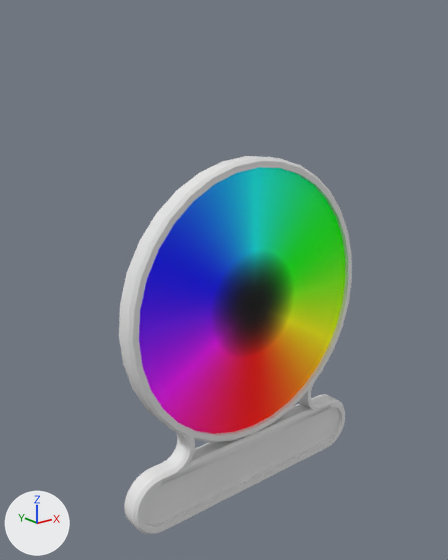
Two versions of the Blender file assets/blends/shop-sign.blend, one commit apart.
Both versions are drawn from a 50 mm lens placed at (-2.17, -2.44, 1.16), pointed at (-0.11, 0.13, 0.13). Lighting does not change. The marker at lower left points along +X, +Y and +Z. The first picture is the older version.

Objects in the first picture: 'ColorPickerHair', 'ColorPickerHair.Wheel', 'ColorPickerHairText'.
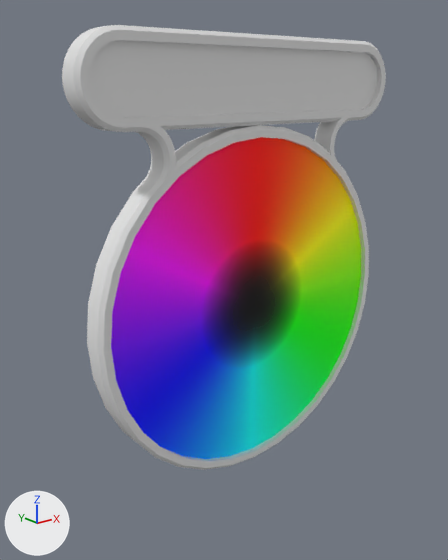
Pixel boxes [x1, y1, x2, y2] of what changed, in the pictures (448 x 560 px):
'ColorPickerHair', turned, rescaled
    before: [119, 156, 352, 535]
    after: [62, 25, 386, 470]
'ColorPickerHair.Wheel', surface changed, rescaled (21% wider, 21% taller)
    before: [139, 167, 345, 434]
    after: [111, 137, 361, 459]
'ColorPickerHairText', deleted
    before: [187, 428, 309, 507]

What the commit changed:
me_cylinder_005 has 34 vertices, 2 faces and spans x -0.76..0.76, y 0.0, z -0.76..0.76.
me_cylinder_005 is used by ob_colorpickerhair_wheel; location (0.0, 0.0, 0.0).
me_cylinder_005 part 1: texture (UV) coordinates of 2 of 2 faces, centred in x -0.46..0.46, y 0.0, z -0.03, changed; they spanned u 0.0..1.0, v 0.0..1.0 and now span u 0.0..1.0, v 0.0..1.0.
Object 'ColorPickerHair' (ob_colorpickerhair) turns from (0, 0, 0) to (0, 180, 0) degrees about x, y and z.
Object 'ColorPickerHair' (ob_colorpickerhair) is rescaled from (1.0, 1.0, 1.0) to (1.2, 1.2, 1.2).
Object 'ColorPickerHair.Wheel' (ob_colorpickerhair_wheel) is rescaled from (1.0, 1.0, 1.0) to (1.2, 1.2, 1.2).
Object 'ColorPickerHairText' (ob_colorpickerhairtext) is deleted.
